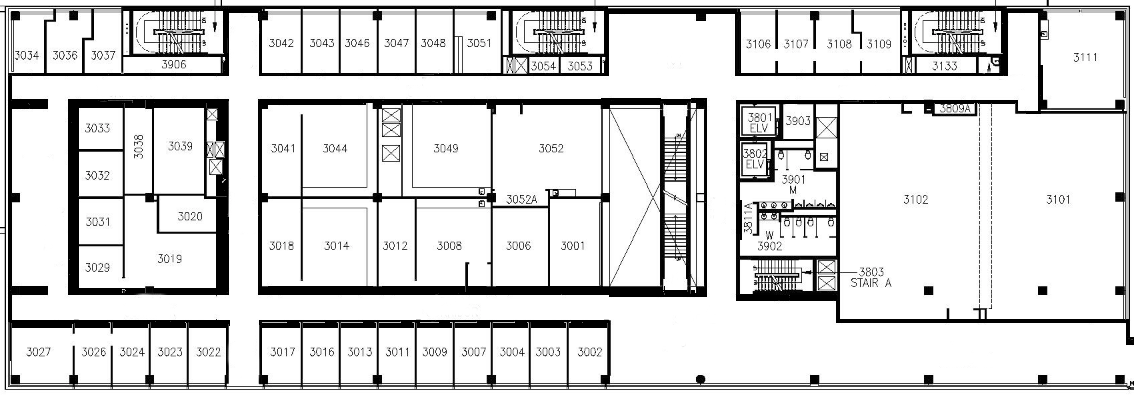
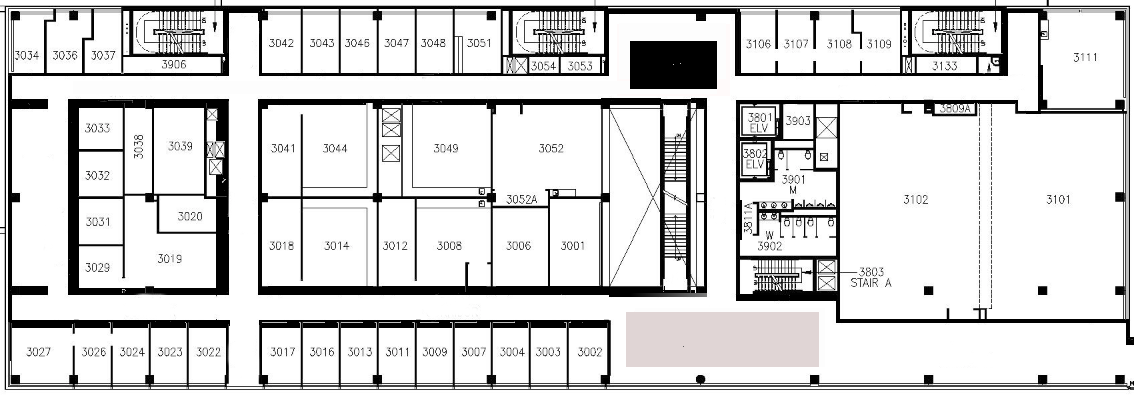
Layer changes from the first 1134px x 396px image to the second:
painted on "3floorE5.png" over <box>408,24,819,367</box>
